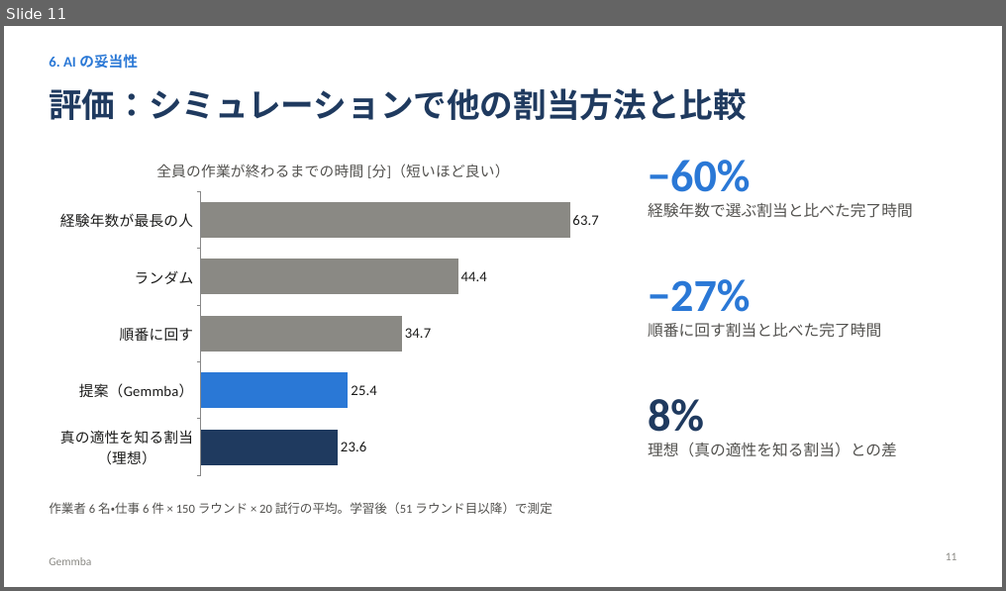
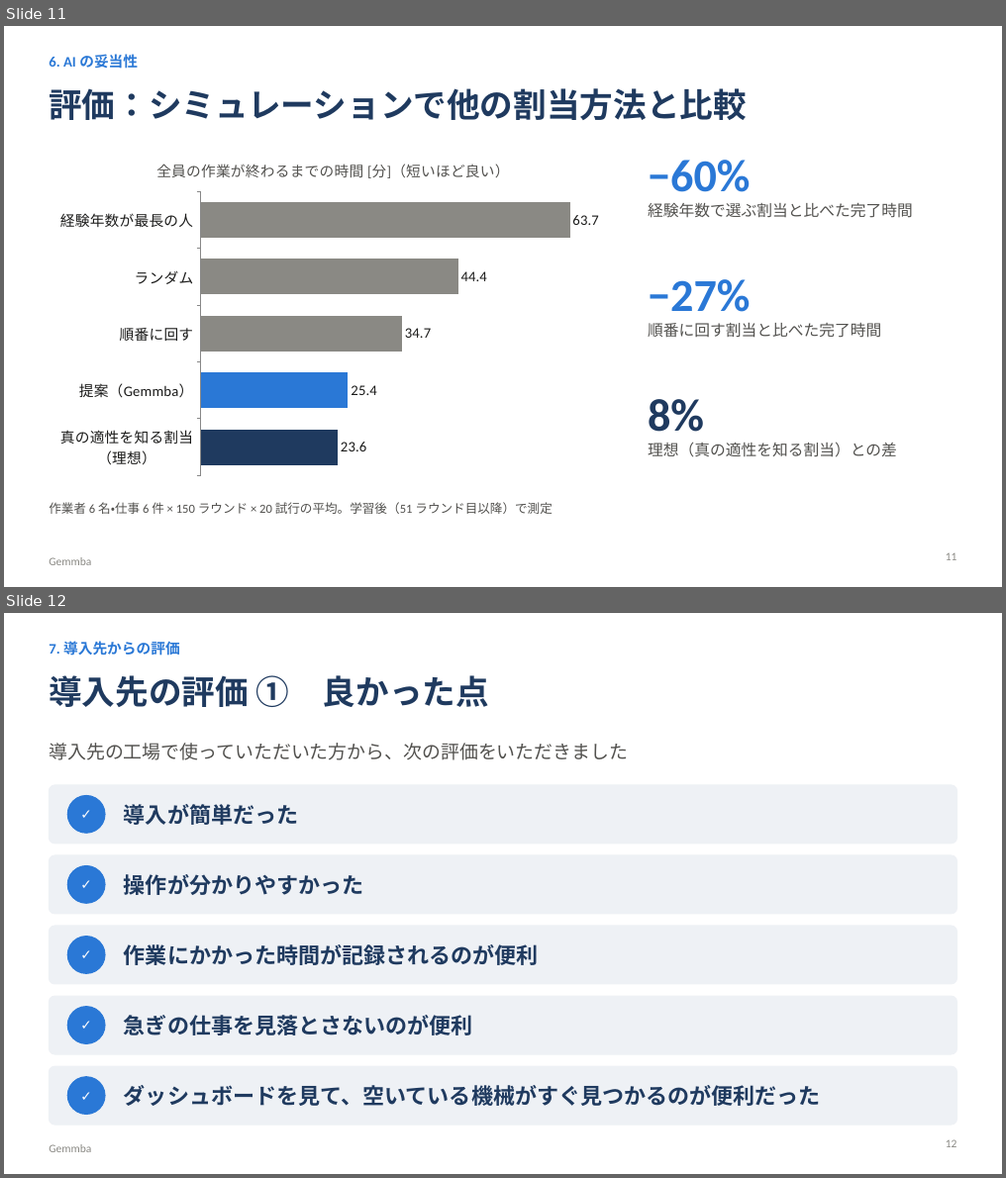
Before and after one commit to maguro256/procon2026, a slide deck: slides/gemmba_presentation.pptx. Shown one above the other, each under a label of ours: slide 11 before the commit, slides 11 and 12 after it. The pictures are 1006x591 and 1006x1178 pixels, drawn with LibreOffice and Linux fonts; fonts in the diff are those of the drawing. Boxes give left, top, right and bottom in pixels: in the first picture for what was removed or moved away, otherwise in the second. Text is boxed around its words. In the diff, an @@ line names an element or a change of style, - is before the commit and + after.

```diff
--- a/slides/gemmba_presentation.pptx
+++ b/slides/gemmba_presentation.pptx
@@ slide 12 added at [4, 613, 1002, 1174], background #FFFFFF; not listed: 1 template element that a slide beside it also shows @@
@@ text added at [49, 641, 180, 656], 14 pt, text #2A78D6, bold @@
+7. 導入先からの評価
@@ title added at [49, 675, 489, 707], 32 pt, text #1F3A5F, bold @@
+導入先の評価 ① 良かった点
@@ text added at [49, 743, 628, 761], 18 pt, text #52514E @@
+導入先の工場で使っていただいた方から、次の評価をいただきました
@@ rounded rectangle added at [49, 785, 957, 844], fill #EEF1F5, outline #EEF1F5 1 pt @@
@@ ellipse added at [67, 796, 105, 833], fill #2A78D6, outline #2A78D6 1 pt @@
@@ text added at [67, 796, 105, 833], 13 pt, text #FFFFFF, bold @@
+✓
@@ text added at [124, 804, 298, 825], 21 pt, text #1F3A5F, bold @@
+導入が簡単だった
@@ rounded rectangle added at [49, 856, 957, 914], fill #EEF1F5, outline #EEF1F5 1 pt @@
@@ ellipse added at [67, 866, 105, 903], fill #2A78D6, outline #2A78D6 1 pt @@
@@ text added at [67, 866, 105, 903], 13 pt, text #FFFFFF, bold @@
+✓
@@ text added at [124, 874, 364, 895], 21 pt, text #1F3A5F, bold @@
+操作が分かりやすかった
@@ rounded rectangle added at [49, 926, 957, 984], fill #EEF1F5, outline #EEF1F5 1 pt @@
@@ ellipse added at [67, 937, 105, 973], fill #2A78D6, outline #2A78D6 1 pt @@
@@ text added at [67, 937, 105, 973], 13 pt, text #FFFFFF, bold @@
+✓
@@ text added at [124, 945, 539, 965], 21 pt, text #1F3A5F, bold @@
+作業にかかった時間が記録されるのが便利
@@ rounded rectangle added at [49, 996, 957, 1055], fill #EEF1F5, outline #EEF1F5 1 pt @@
@@ ellipse added at [67, 1007, 105, 1045], fill #2A78D6, outline #2A78D6 1 pt @@
@@ text added at [67, 1007, 105, 1045], 13 pt, text #FFFFFF, bold @@
+✓
@@ text added at [124, 1015, 473, 1036], 21 pt, text #1F3A5F, bold @@
+急ぎの仕事を見落とさないのが便利
@@ rounded rectangle added at [49, 1066, 957, 1125], fill #EEF1F5, outline #EEF1F5 1 pt @@
@@ ellipse added at [67, 1077, 105, 1115], fill #2A78D6, outline #2A78D6 1 pt @@
@@ text added at [67, 1077, 105, 1115], 13 pt, text #FFFFFF, bold @@
+✓
@@ text added at [124, 1085, 821, 1106], 21 pt, text #1F3A5F, bold @@
+ダッシュボードを見て、空いている機械がすぐ見つかるのが便利だった
@@ page number added at [945, 1140, 957, 1148], 11 pt, text #8A8984 @@
+12
```
Also in this commit, not shown: 1 slide changed, 2 other slides added, 1 other file.
